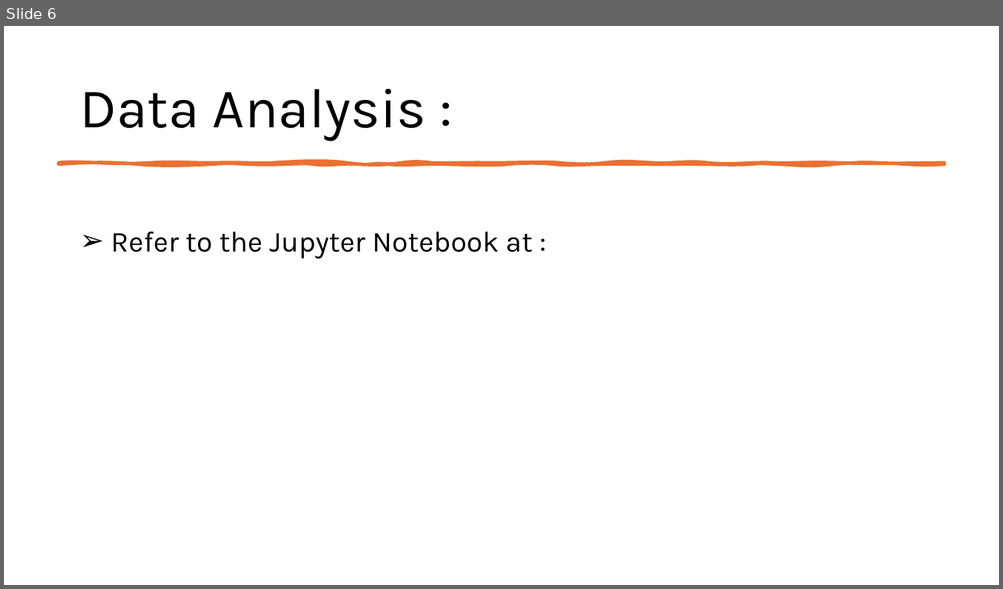
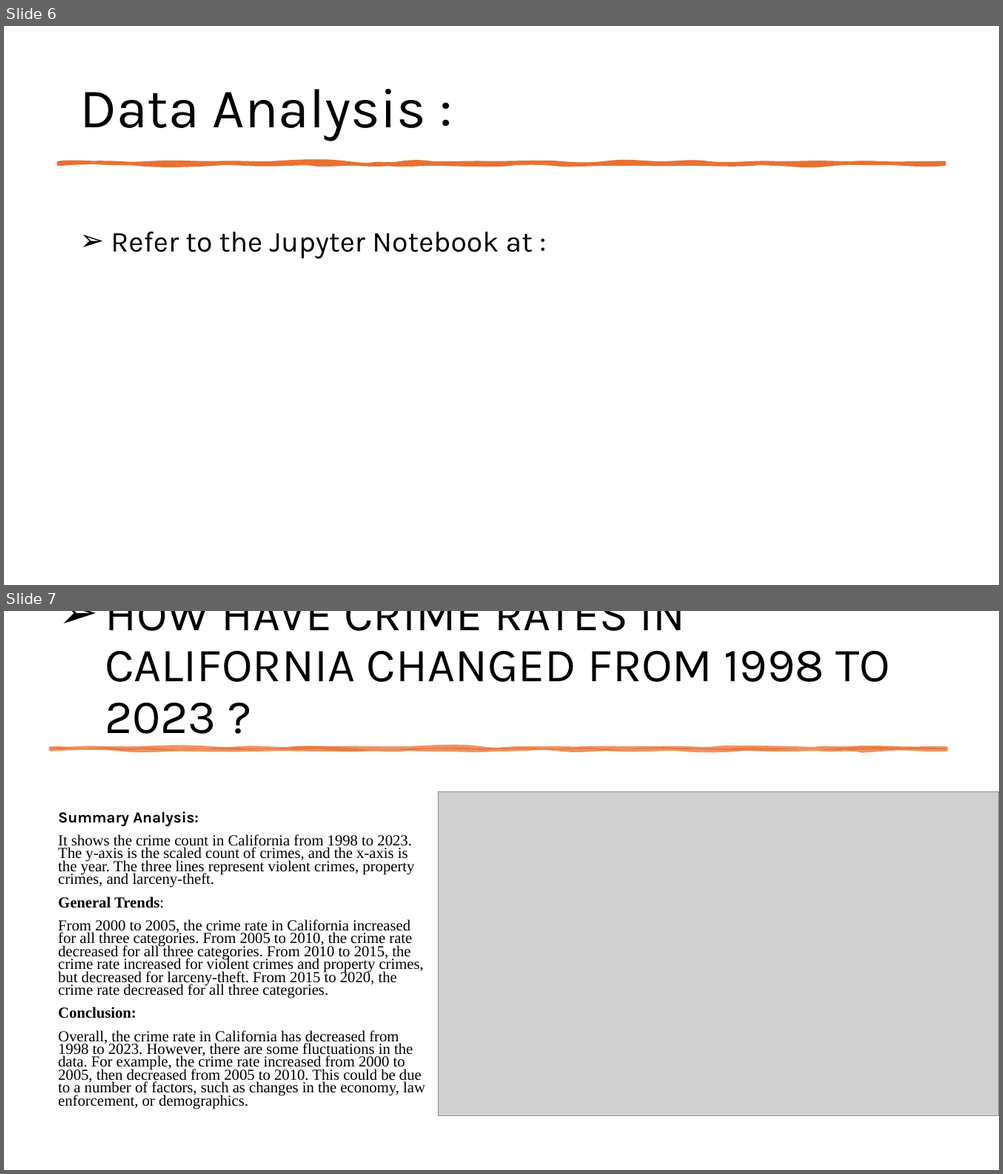
Before and after one commit to EdGonz44/Crime-Chronicles-Inflation-in-the-Golden-State, a slide deck: Communal Resources/Crime_Chronicles_ppt.pptx. Shown one above the other, each under a label of ours: slide 6 before the commit, slides 6 and 7 after it. The pictures are 1003x589 and 1003x1174 pixels, drawn with LibreOffice and Linux fonts; fonts in the diff are those of the drawing; grey boxes stand for pictures. Boxes give left, top, right and bottom in pixels: in the first picture for what was removed or moved away, otherwise in the second. Text is boxed around its words. In the diff, an @@ line names an element or a change of style, - is before the commit and + after.

```diff
--- a/Communal Resources/Crime_Chronicles_ppt.pptx
+++ b/Communal Resources/Crime_Chronicles_ppt.pptx
@@ slide 7 added at box(4, 611, 999, 1170), background #FFFFFF @@
@@ title added at box(105, 611, 890, 734), 46 pt, text #000000 @@
+➢ HOW HAVE CRIME RATES IN CALIFORNIA CHANGED FROM 1998 TO 2023 ?
@@ freeform shape added at box(51, 749, 946, 750), fill #E97132 at 75% opacity, outline #E97132 3.5 pt @@
@@ picture added at box(438, 792, 999, 1116) @@
@@ text added at box(58, 812, 425, 1110), 14.8 pt, text #000000 @@
+Summary Analysis:
+It shows the crime count in California from 1998 to 2023. The y-axis is the scaled count of crimes, and the x-axis is the year. The three lines represent violent crimes, property crimes, and larceny-theft.
+General Trends:
+From 2000 to 2005, the crime rate in California increased for all three categories. From 2005 to 2010, the crime rate decreased for all three categories. From 2010 to 2015, the crime rate increased for violent crimes and property crimes, but decreased for larceny-theft. From 2015 to 2020, the crime rate decreased for all three categories.
+Conclusion:
+Overall, the crime rate in California has decreased from 1998 to 2023. However, there are some fluctuations in the data. For example, the crime rate increased from 2000 to 2005, then decreased from 2005 to 2010. This could be due to a number of factors, such as changes in the economy, law enforcement, or demographics.
```
Also in this commit, not shown: 3 slides changed, 2 other slides added.
